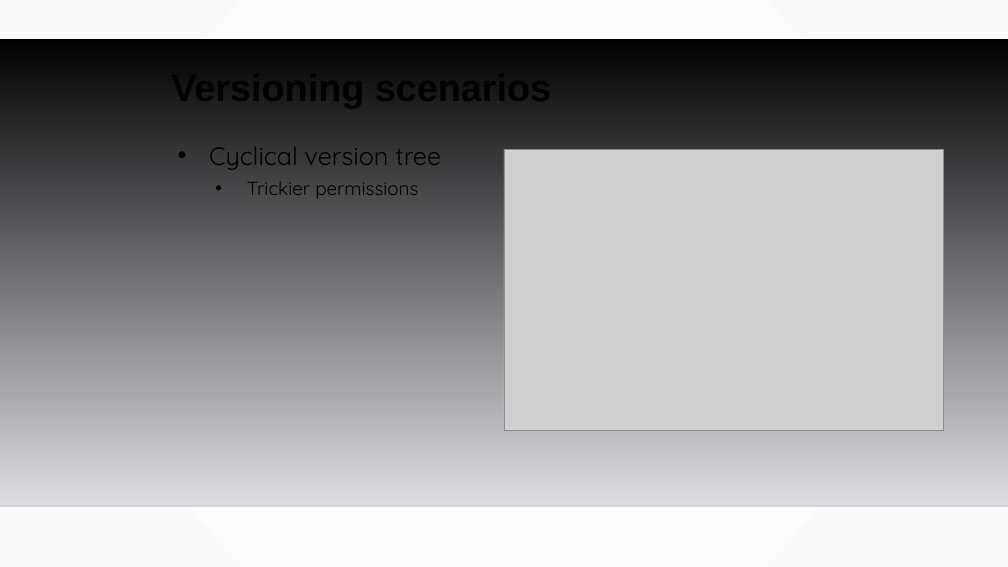
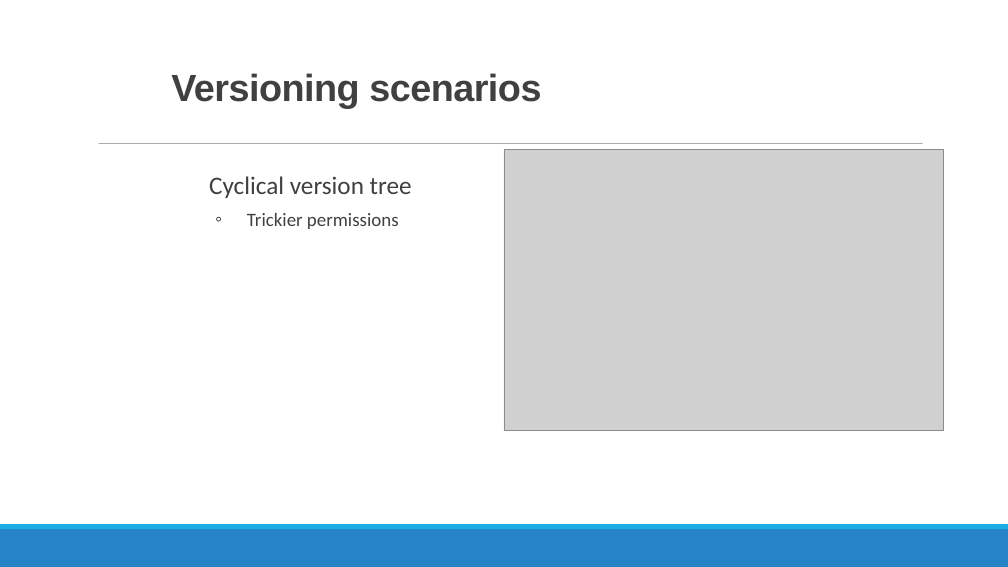
Before and after one commit to MGIS-UMN/GIS5577_week9, a slide deck: slide 20 of Database_Administration.odp. Drawn at 1008x567 pixels with LibreOffice and Linux fonts; fonts in the diff are those of the drawing; grey boxes stand for pictures; background and template pictures are left out. Boxes give left, top, right and bottom in pixels: in the first picture for what was removed or moved away, otherwise in the second. Text is boxed around its words. In the diff, an @@ line names an element or a change of style, - is before the commit and + after.

```diff
--- a/Database_Administration.odp
+++ b/Database_Administration.odp
@@ background gradient #FFFFFF to #FAFAFA to #FFFFFF @@
@@ title "Versioning scenarios" at (x1=171, y1=73, x2=541, y2=109): text colour #000000 to #404040, letter spacing 0 to -0.5 pt; line spacing 0.9 to 0.85 @@
@@ freeform shape removed at (x1=0, y1=39, x2=1008, y2=506) @@
@@ line added from (99, 144) to (923, 144), #7F7F7F 0.51 pt @@
@@ text "Cyclical version tree" moved from (x1=209, y1=147, x2=441, y2=198) to (x1=209, y1=176, x2=412, y2=229) @@
@@ text "Cyclical version tree" at (x1=209, y1=176, x2=412, y2=229): font Quicksand to Calibri, text colour #000000 to #404040; bullet • to  ; more space between paragraphs; bullet • to ◦ @@
@@ line removed from (0, 506) to (1008, 506) @@
@@ freeform shape added at (x1=0, y1=529, x2=1008, y2=567), fill #2683C6 @@
@@ freeform shape added at (x1=0, y1=524, x2=1008, y2=529), fill #1CADE4 @@
```
Also in this commit, not shown: 20 other slides changed.
